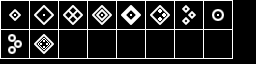
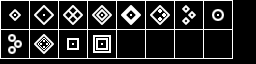
Comparing the layer stacks of the two w=256, h=64 images. Changes:
added layer "Capital Fleet Support" above "Fleet Support" over (93, 35, 111, 53)
added layer "Fleet Support" above "Fleet Carrier" over (67, 38, 79, 50)
